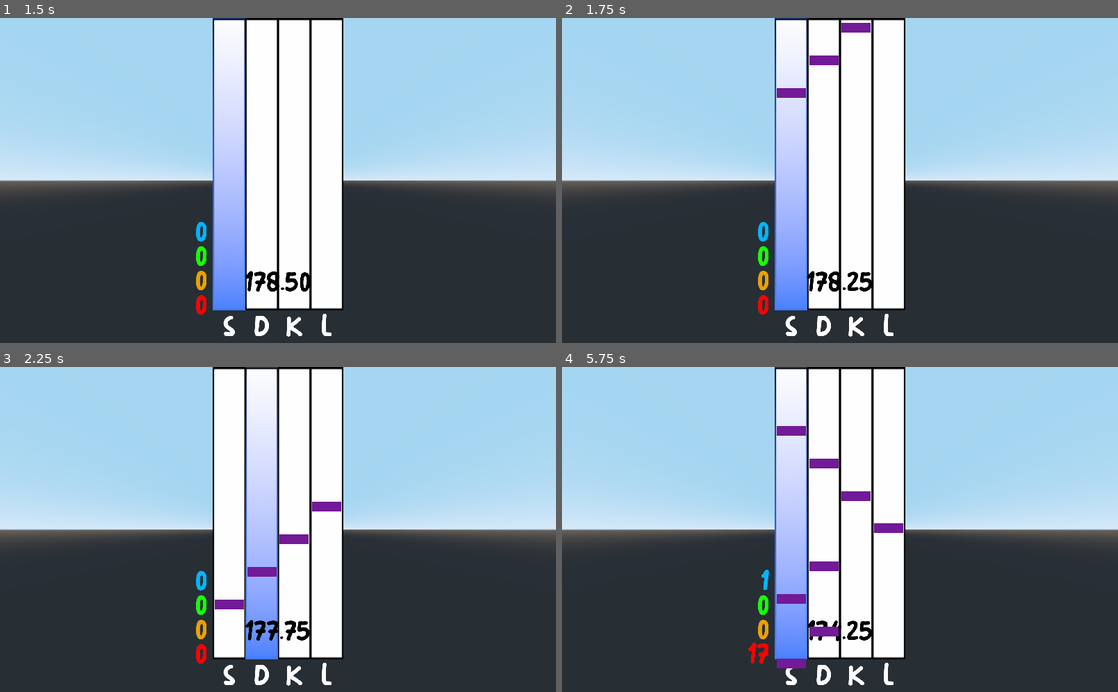
Above: before the commit, frames 1-4 (two rows, left to right).
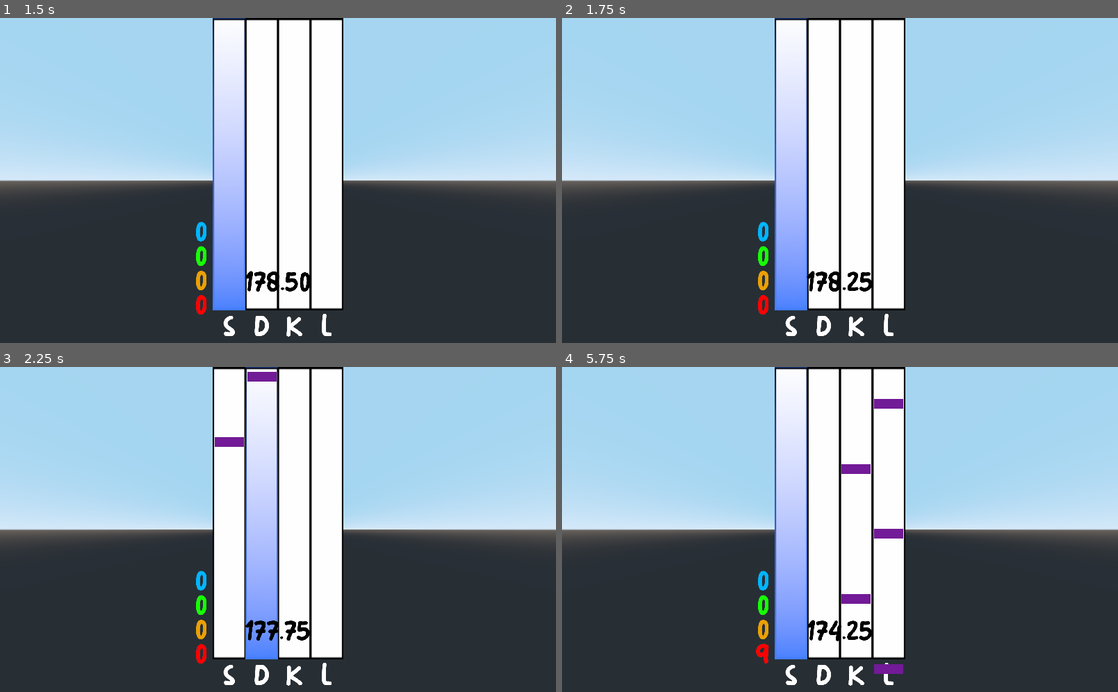
Above: after the commit, the same moments.

Repository: Xwilarg/BearJam
Game: Godot game, scene res://Scenes/Night.tscn
Same seed, same stepped clock (60 frames per second), same inputs: the game is played once before the commit and once after it. This scene is started directly instead of the project's main scene.
Inputs (mouse positions are in pixels of both pictures, inside the frame that each line leads up to):
- Up to frame 1 (1.5 s): tap Enter at 0.5 s; move the mouse to (400, 164) at 0.52 s; hold D (right) 0.53-1.28 s; tap K (Line_2) at 0.6 s; move the mouse to (166, 196) at 1.27 s; hold S (backward) from 1.28 s (still down); tap L (Line_3) at 1.35 s
- Up to frame 2 (1.75 s): keep holding S (backward)
- Up to frame 3 (2.25 s): move the mouse to (333, 458) at 2.02 s; release S (backward) at 2.03 s; hold D (right) from 2.03 s (still down); hold Space (action_spacebar) from 2.03 s (still down)
- Up to frame 4 (5.75 s): move the mouse to (812, 594) at 2.77 s; release D (right) at 2.78 s; release Space (action_spacebar) at 2.78 s; hold W (forward) 2.78-3.53 s; tap one key every 0.75 s from 2.85 s: K (Line_2) L (Line_3) Space (action_spacebar) K (Line_2); move the mouse to (1006, 578) at 3.52 s; hold A (left) 3.53-5.03 s; move the mouse to (673, 480) at 4.27 s; move the mouse to (867, 529) at 5.02 s; hold S (backward) from 5.03 s (still down)

Frame 1 is identical in both runs. In frame 2, 0.5% of the frame differs, in the area x 38-56%, y 1-25%; in frame 3, 0.9%; in frame 4, 2.1%, in the area x 33-62%, y 9-95%.

Commit message:
Add audio

Diff:
--- a/Scenes/Night.tscn
+++ b/Scenes/Night.tscn
@@ -1,9 +1,14 @@
-[gd_scene load_steps=10 format=2]
+[gd_scene load_steps=15 format=2]
 
 [ext_resource path="res://UI/WhiteBar.png" type="Texture" id=1]
 [ext_resource path="res://Scripts/Night.gd" type="Script" id=2]
 [ext_resource path="res://UI/Gradient.png" type="Texture" id=3]
 [ext_resource path="res://Fonts/Pulang.ttf" type="DynamicFontData" id=4]
+[ext_resource path="res://Sounds/note_do.wav" type="AudioStream" id=5]
+[ext_resource path="res://Sounds/note_re.wav" type="AudioStream" id=6]
+[ext_resource path="res://Sounds/note_la_diese.wav" type="AudioStream" id=7]
+[ext_resource path="res://Sounds/note_sol.wav" type="AudioStream" id=8]
+[ext_resource path="res://Sounds/spooky_background.wav" type="AudioStream" id=9]
 
 [sub_resource type="BoxShape" id=1]
 
@@ -139,4 +144,22 @@
 font = SubResource( 5 )
 horizontal_alignment = 2
 
+[node name="Audios" type="Spatial" parent="."]
+
+[node name="Audio_1" type="AudioStreamPlayer" parent="Audios"]
+stream = ExtResource( 5 )
+
+[node name="Audio_2" type="AudioStreamPlayer" parent="Audios"]
+stream = ExtResource( 7 )
+
+[node name="Audio_3" type="AudioStreamPlayer" parent="Audios"]
+stream = ExtResource( 6 )
+
+[node name="Audio_4" type="AudioStreamPlayer" parent="Audios"]
+stream = ExtResource( 8 )
+
+[node name="AudioStreamPlayer" type="AudioStreamPlayer" parent="Audios"]
+stream = ExtResource( 9 )
+autoplay = true
+
 [connection signal="body_entered" from="Miss Area" to="." method="_on_Miss_Area_body_entered"]
--- a/Scripts/GameSytem.gd
+++ b/Scripts/GameSytem.gd
@@ -2,7 +2,7 @@
 
 var permissiveness = .5 # How much error margin you have when clicking a note
 var maxBurst = 3 # Number of patterns that can follow each others
-var delayBetweenNotes = 0.1 # Number of seconds between each notes
+var delayBetweenNotes = 0.2 # Number of seconds between each notes
 var songDuration = 180 # Duration of the song
 
 var day_time = 0;
--- a/Scripts/Night.gd
+++ b/Scripts/Night.gd
@@ -12,6 +12,8 @@
 var currPattern: int
 const notePrefab = preload("../Scenes/Note.tscn")
 var timer = 1
+
+var notesPlayers: Array
 
 var burst = 0
 
@@ -28,16 +30,26 @@
 var scoreGood: Object
 var scoreGreat: Object
 
+var bgm: Object
+
 var allNotes = []
 
 var musicTimer: float
 
 func _ready():
+	bgm = $Audios/AudioStreamPlayer
+
 	scoreMiss = $Score/Miss
 	scoreBad = $Score/Bad
 	scoreGood = $Score/Good
 	scoreGreat = $Score/Great
 
+	notesPlayers = [
+		$Audios/Audio_1,
+		$Audios/Audio_2,
+		$Audios/Audio_3,
+		$Audios/Audio_4
+	]
 	linesDisplay = [ $Line1/DisplayLine, $Line2/DisplayLine, $Line3/DisplayLine, $Line4/DisplayLine ]
 	comboLabel = $ComboLabel
 	timerLabel = $TimerLabel
@@ -128,10 +140,16 @@
 						combo = 0
 					else:
 						break
+					notesPlayers[i].play()
 					allNotes.erase(note)
 					note.free();
 					break
 	update_ui()
+
+	# loop background music
+	if !bgm.is_playing():
+		bgm.play()
+
 
 func update_ui():
 	comboLabel.text = "" if combo < 10 else str(combo)
--- a/project.godot
+++ b/project.godot
@@ -21,7 +21,7 @@
 [application]
 
 config/name="BearJam"
-run/main_scene="res://Scenes/Main.tscn"
+run/main_scene="res://Scenes/MainMenu.tscn"
 config/icon="res://icon.png"
 
 [autoload]
